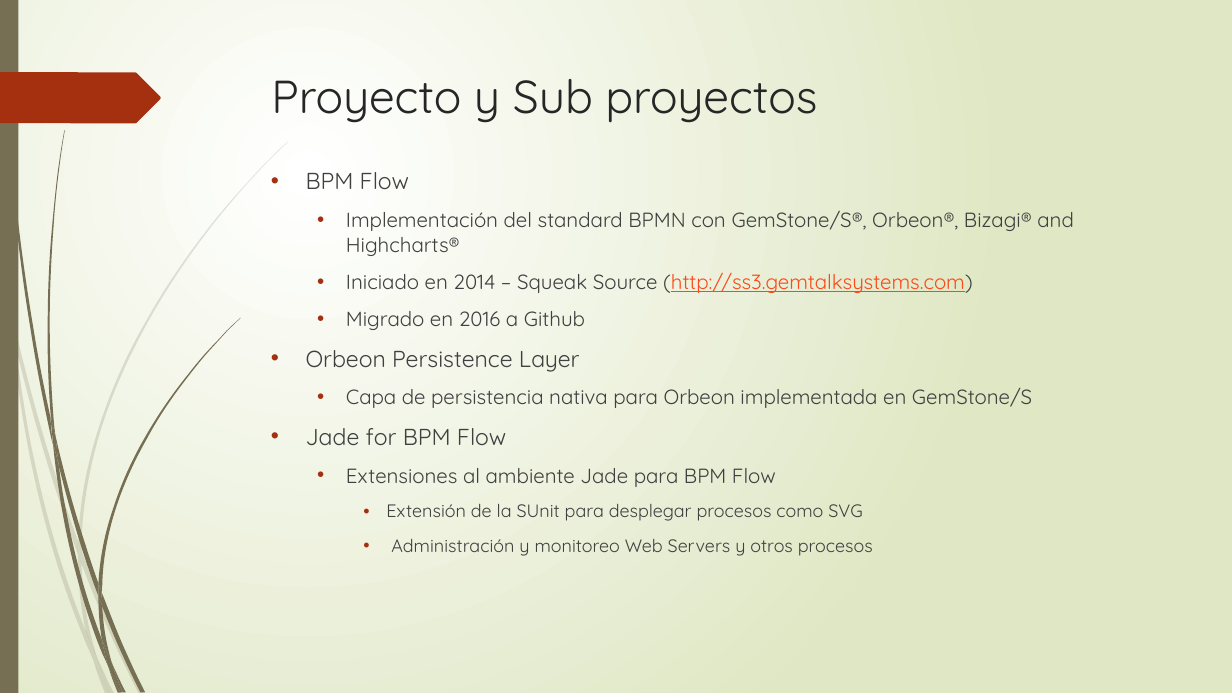
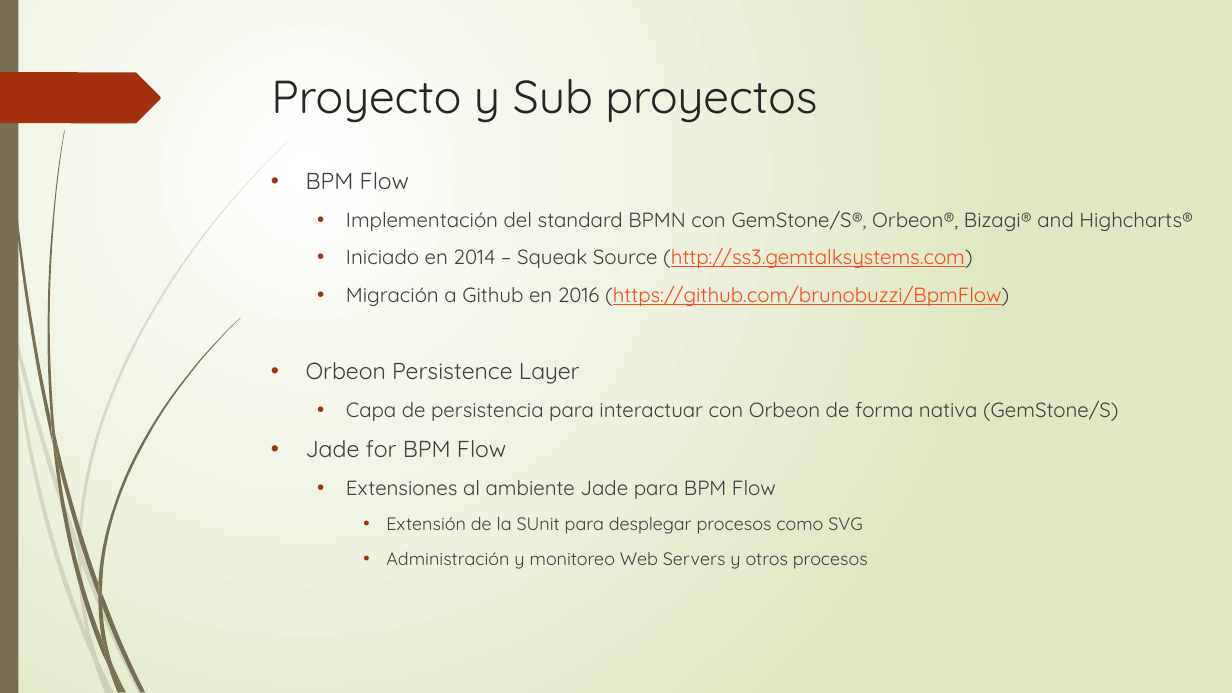
Before and after one commit to brunobuzzi/BpmFlow, a slide deck: slide 2 of documents/spanish/Proyecto BPM Flow.pptx. Drawn at 1232x693 pixels with LibreOffice and Linux fonts; fonts in the diff are those of the drawing. Boxes give left, top, right and bottom in pixels: in the first picture for what was removed or moved away, otherwise in the second. Text is boxed around its words. In the diff, an @@ line names an element or a change of style, - is before the commit and + after.

Commit message:
update ppt presentation in spanish

```diff
--- a/documents/spanish/Proyecto BPM Flow.pptx
+++ b/documents/spanish/Proyecto BPM Flow.pptx
@@ text at (x1=346, y1=285, x2=1009, y2=306): text changed; text colour #404040 to #FB4A18 @@
-  • Migrado en 2016 a Github
+  • Migración a Github en 2016 (https://github.com/brunobuzzi/BpmFlow)
@@ text at (x1=346, y1=400, x2=1119, y2=421): text changed @@
-  • Capa de persistencia nativa para Orbeon implementada en GemStone/S
+  • Capa de persistencia para interactuar con Orbeon de forma nativa (GemStone/S)
```
